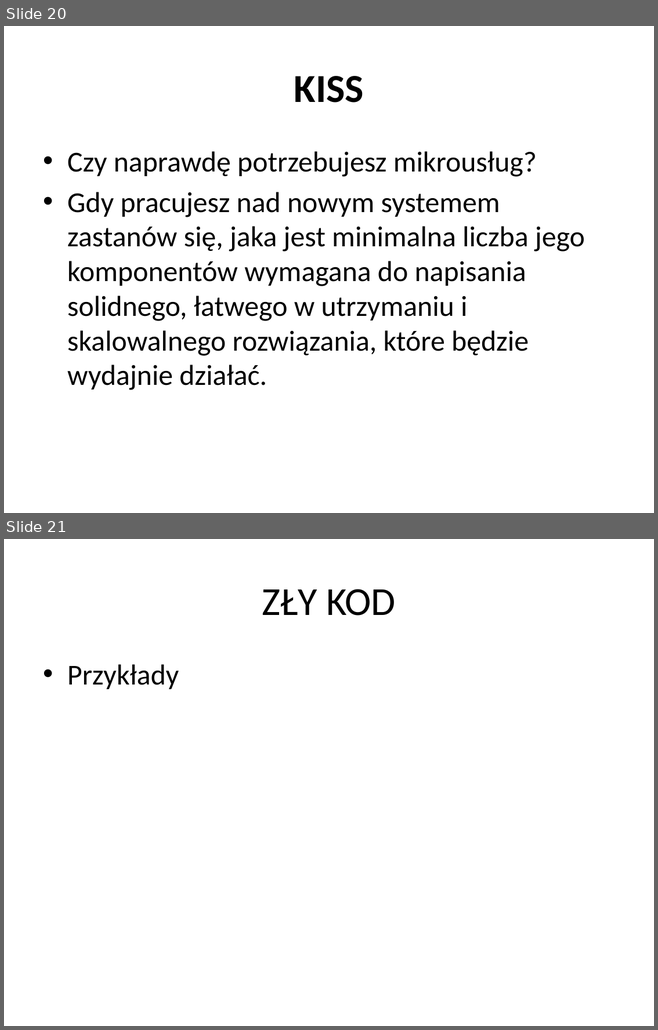
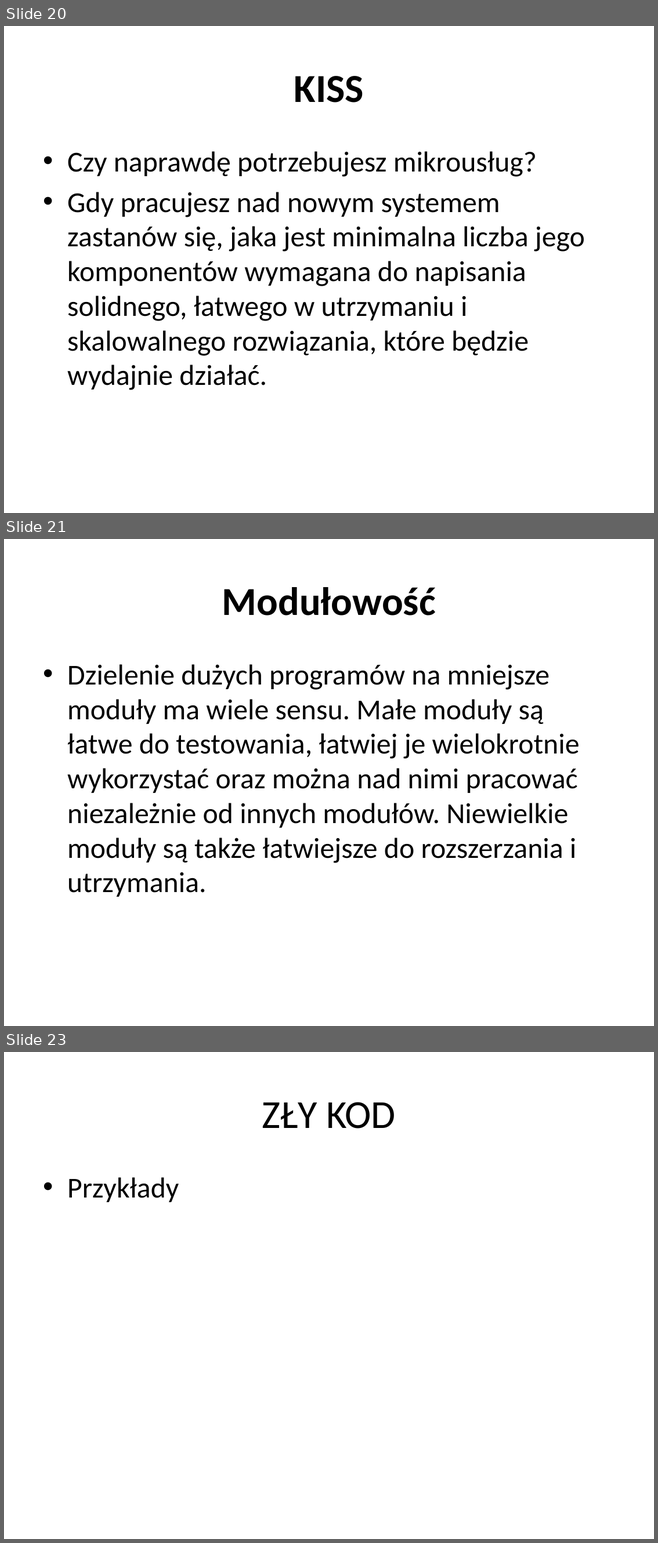
Before and after one commit to vantale/SOLID, a slide deck: CleanCode/Docs/Wprowadzenie do SOLID&CleanCode.pptx. Shown one above the other, each under a label of ours: slides 20 and 21 before the commit, slides 20, 21 and 23 after it; the slides between them are not shown. The pictures are 658x1030 and 658x1543 pixels, drawn with LibreOffice and Linux fonts; fonts in the diff are those of the drawing. Boxes give left, top, right and bottom in pixels: in the first picture for what was removed or moved away, otherwise in the second. Text is boxed around its words. In the diff, an @@ line names an element or a change of style, - is before the commit and + after.

```diff
--- a/CleanCode/Docs/Wprowadzenie do SOLID&CleanCode.pptx
+++ b/CleanCode/Docs/Wprowadzenie do SOLID&CleanCode.pptx
@@ slide 21 added at [4,539,654,1026], background #FFFFFF @@
@@ title added at [222,587,436,616], 44 pt, text #000000, bold @@
+Modułowość
@@ text added at [67,664,579,897], 32 pt, text #000000 @@
+• Dzielenie dużych programów na mniejsze moduły ma wiele sensu. Małe moduły są łatwe do testowania, łatwiej je wielokrotnie wykorzystać oraz można nad nimi pracować niezależnie od innych modułów. Niewielkie moduły są także łatwiejsze do rozszerzania i utrzymania.
@@ what was slide 21 is now slide 23 @@
```
Also in this commit, not shown: 2 slides changed, 9 other slides added.
